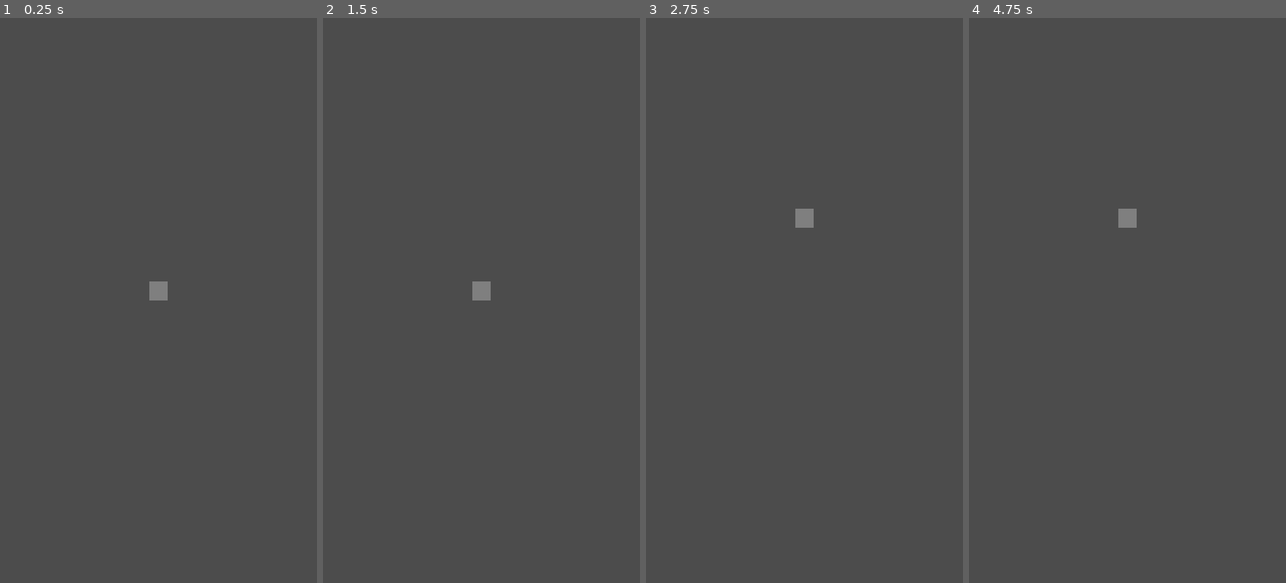
Above: before the commit, frames 1-4 (left to right).
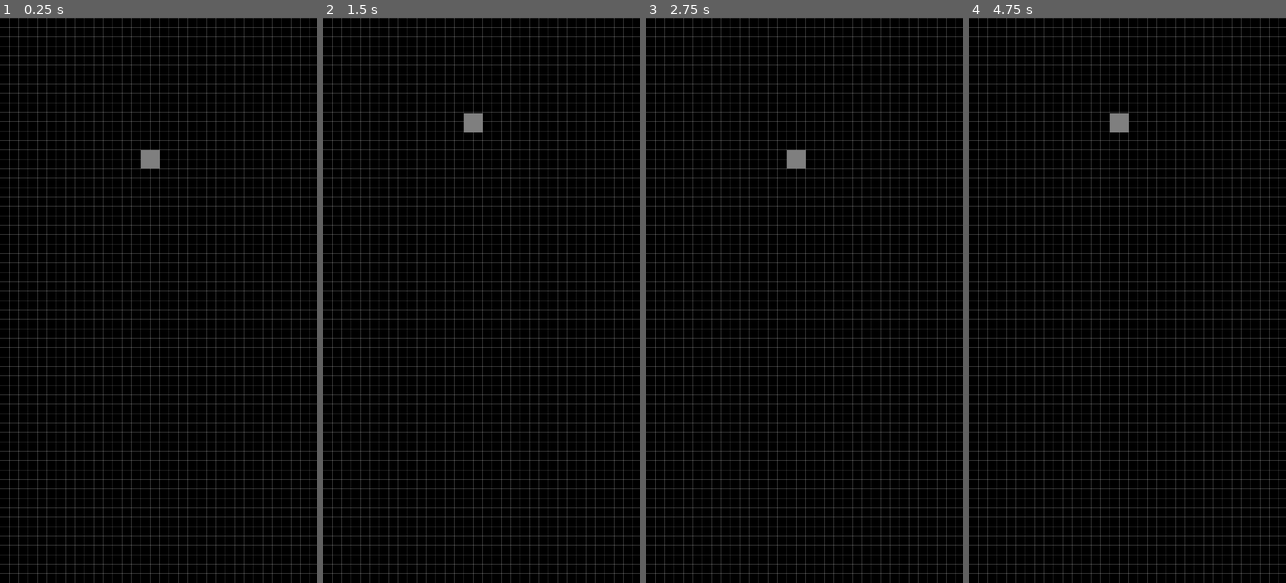
Above: after the commit, the same moments.

Repository: rezgi/onna
Game: Godot game, scene res://Main.tscn
The game is run twice, just before and just after one commit, with the same random seed, the same clock (stepped at 60 frames per second) and the same inputs. The engine's default icon, where the game draws it, is replaced by a stand-in: a white triangle on a blue panel in a dark square.
Inputs:
- Up to frame 1 (0.25 s): no input
- Up to frame 2 (1.5 s): no input
- Up to frame 3 (2.75 s): tap Enter at 2 s
- Up to frame 4 (4.75 s): tap Space at 3.5 s

The runs differ from the first frame. In frame 1, 90% of the frame differs, in the area x 0-100%, y 0-100%; in frame 2, 90%; in frame 3, 90%; in frame 4, 90%.

Commit message:
added debug grid.

Diff:
--- a/Beat.gd
+++ b/Beat.gd
@@ -42,8 +42,7 @@
 		$metronome02.play() if sound_debug else ""
 
 	emit_signal("tempo_on", tempo)
+
 	tempo.eight = counter + 1
-	print(tempo)
-#	tempo.syncope += .5
 	counter += 1
 	$mainTempo.start()
--- /dev/null
+++ b/Grid.gd
@@ -0,0 +1,44 @@
+tool
+extends Node2D
+
+"""
+Debug grid with cell_size, width, color and sub-divisions options.
+"""
+
+export (int) var cell_size = 32 setget _set_cell_size
+export (Color) var line_color setget _set_color
+export (int) var line_width = 1.0 setget _set_line_width
+export (bool) var cell_subdivision = false setget _set_cell_subdivision
+
+var screen_size := Vector2.ZERO
+
+func _ready():
+	screen_size = get_viewport_rect().size
+
+func _draw():
+	for i in range(screen_size.y / cell_size):
+		draw_line(Vector2(0, i * cell_size), Vector2(screen_size.x, i * cell_size), line_color, line_width)
+	for i in range((screen_size.x + cell_size) / cell_size):
+		draw_line(Vector2(i * cell_size, 0), Vector2(i * cell_size, screen_size.y), line_color, line_width)
+
+	if cell_subdivision:
+		for i in range(screen_size.y / (cell_size / 2)):
+			draw_line(Vector2(0, i * cell_size), Vector2(screen_size.x, i * cell_size), line_color, line_width * 2)
+		for i in range((screen_size.x + cell_size) / (cell_size / 2)):
+			draw_line(Vector2(i * cell_size, 0), Vector2(i * cell_size, screen_size.y), line_color, line_width * 2)
+
+func _set_cell_size(value):
+	cell_size = value
+	update()
+
+func _set_color(value):
+	line_color = value
+	update()
+
+func _set_line_width(value):
+	line_width = value
+	update()
+
+func _set_cell_subdivision(value):
+	cell_subdivision = value
+	update()
--- /dev/null
+++ b/Grid.tscn
@@ -0,0 +1,7 @@
+[gd_scene load_steps=2 format=2]
+
+[ext_resource path="res://Grid.gd" type="Script" id=1]
+
+[node name="Grid" type="Node2D"]
+script = ExtResource( 1 )
+line_color = Color( 1, 1, 1, 0.113725 )
--- a/Main.tscn
+++ b/Main.tscn
@@ -1,16 +1,27 @@
-[gd_scene load_steps=4 format=2]
+[gd_scene load_steps=5 format=2]
 
 [ext_resource path="res://Main.gd" type="Script" id=1]
 [ext_resource path="res://Beat.tscn" type="PackedScene" id=2]
 [ext_resource path="res://Player.tscn" type="PackedScene" id=3]
+[ext_resource path="res://Grid.tscn" type="PackedScene" id=4]
 
 [node name="Main" type="Node2D"]
 script = ExtResource( 1 )
+
+[node name="ColorRect" type="ColorRect" parent="."]
+margin_right = 1080.0
+margin_bottom = 1920.0
+color = Color( 0, 0, 0, 1 )
+__meta__ = {
+"_edit_use_anchors_": false
+}
+
+[node name="Grid" parent="." instance=ExtResource( 4 )]
+line_color = Color( 1, 1, 1, 0.117647 )
+cell_subdivision = true
 
 [node name="Beat" parent="." instance=ExtResource( 2 )]
 
 [node name="Player" parent="." instance=ExtResource( 3 )]
 position = Vector2( 540, 960 )
-distance = 256
-move_on_measure = false
-move_on_syncope = true
+distance = 128
--- a/Player.gd
+++ b/Player.gd
@@ -19,11 +19,13 @@
 var has_moved := false
 
 func _ready():
-	position = get_viewport_rect().size / 2
+#	position = get_viewport_rect().size / 2
+	position = Vector2(512,512)
 
 func _physics_process(delta):
 	if target != Vector2.ZERO:
 		move_vector = ((target - position) * SPEED) / delta
+		print(move_vector)
 		move_and_collide(move_vector * delta)
 
 func beat_signal(tempo):
--- a/project.godot
+++ b/project.godot
@@ -36,7 +36,7 @@
 window/size/test_width=720
 window/size/test_height=1280
 window/stretch/mode="2d"
-window/stretch/aspect="expand"
+window/stretch/aspect="keep"
 
 [rendering]
 
Not shown, changed: README.md
